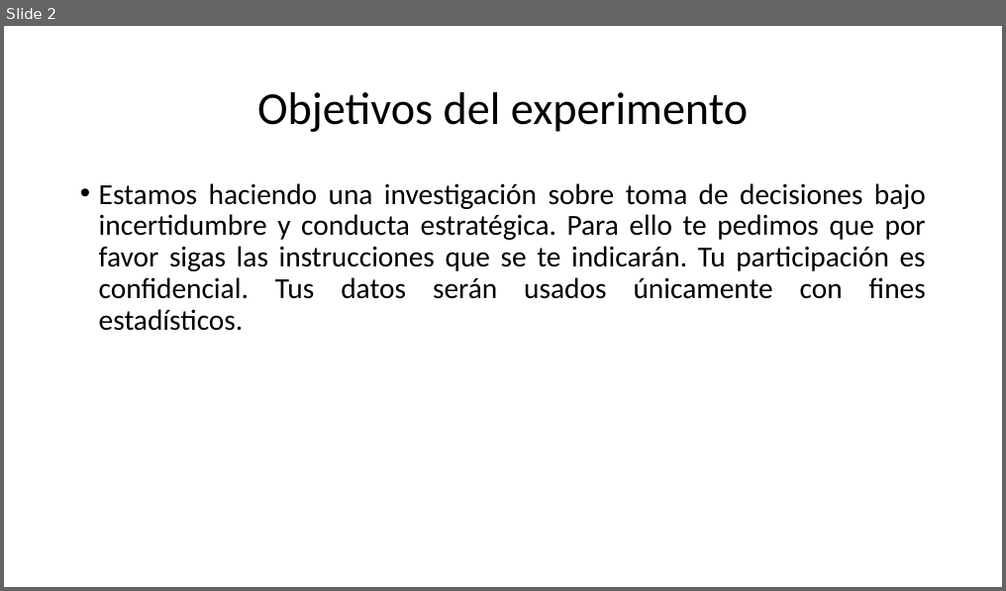
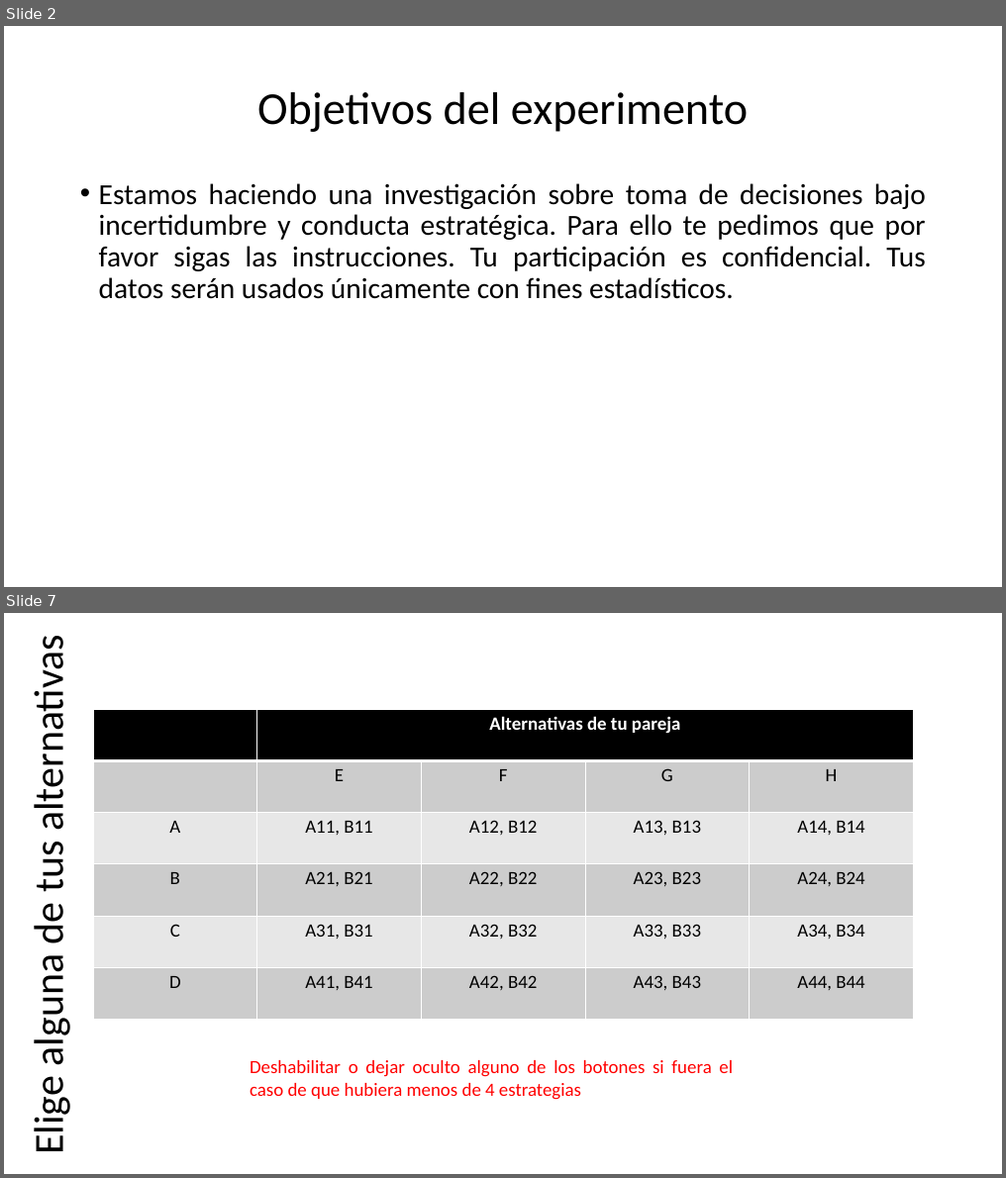
Before and after one commit to ManuelVU/Games-and-Quantal-Equilibrium, a slide deck: Instrucciones.pptx. Shown one above the other, each under a label of ours: slide 2 before the commit, slides 2 and 7 after it; the slides between them are not shown. The pictures are 1006x591 and 1006x1178 pixels, drawn with LibreOffice and Linux fonts; fonts in the diff are those of the drawing. Boxes give left, top, right and bottom in pixels: in the first picture for what was removed or moved away, otherwise in the second. Text is boxed around its words. In the diff, an @@ line names an element or a change of style, - is before the commit and + after.

```diff
--- a/Instrucciones.pptx
+++ b/Instrucciones.pptx
@@ slide 7 added at (x1=4, y1=613, x2=1002, y2=1174), background #FFFFFF @@
@@ text added at (x1=24, y1=654, x2=74, y2=1152), 40 pt, text #000000 @@
+Elige alguna de tus alternativas
@@ table added at (x1=93, y1=710, x2=913, y2=1020), 6 rows, 5 columns @@
+ | Alternativas de tu pareja |  |  | 
+ | E | F | G | H
+A | A11, B11 | A12, B12 | A13, B13 | A14, B14
+B | A21, B21 | A22, B22 | A23, B23 | A24, B24
+C | A31, B31 | A32, B32 | A33, B33 | A34, B34
+D | A41, B41 | A42, B42 | A43, B43 | A44, B44
@@ text added at (x1=250, y1=1060, x2=733, y2=1100), 18 pt, text #FF0000 @@
+Deshabilitar o dejar oculto alguno de los botones si fuera el caso de que hubiera menos de 4 estrategias
@@ slide 2 changed as well @@
@@ text at (x1=99, y1=183, x2=926, y2=299): text changed @@
-• Estamos haciendo una investigación sobre toma de decisiones bajo incertidumbre y conducta estratégica. Para ello te pedimos que por favor sigas las instrucciones que se te indicarán. Tu participación es confidencial. Tus datos serán usados únicamente con fines estadísticos.
+• Estamos haciendo una investigación sobre toma de decisiones bajo incertidumbre y conducta estratégica. Para ello te pedimos que por favor sigas las instrucciones. Tu participación es confidencial. Tus datos serán usados únicamente con fines estadísticos.
```
Also in this commit, not shown: 3 other slides changed, 10 other slides added, 1 slide removed.
